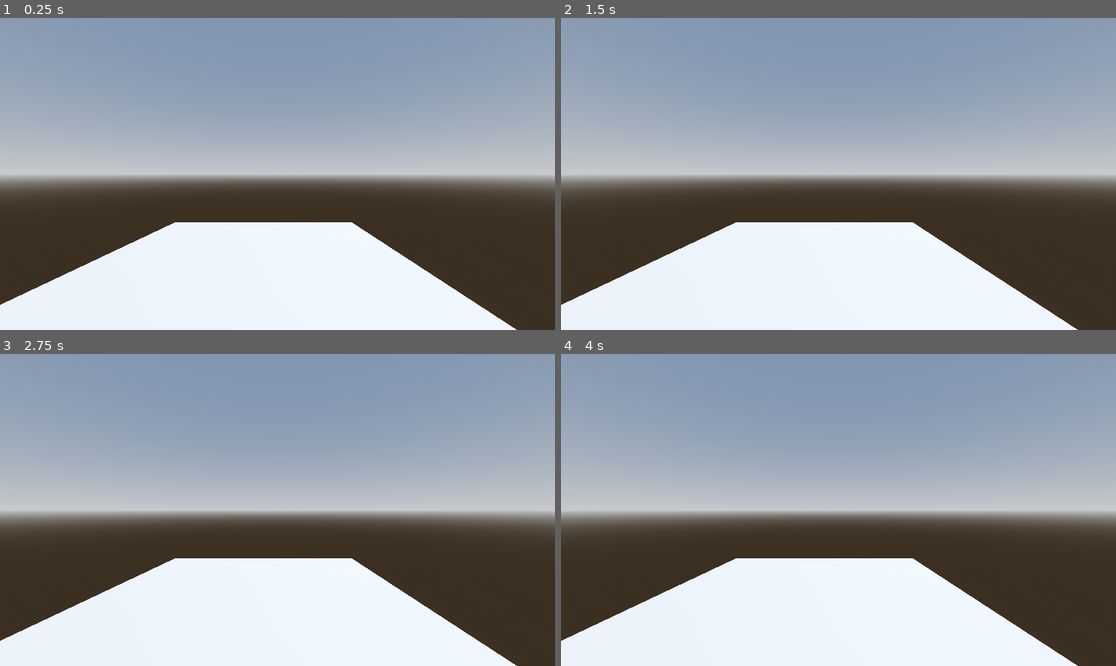
Above: before the commit, frames 1-4 (two rows, left to right).
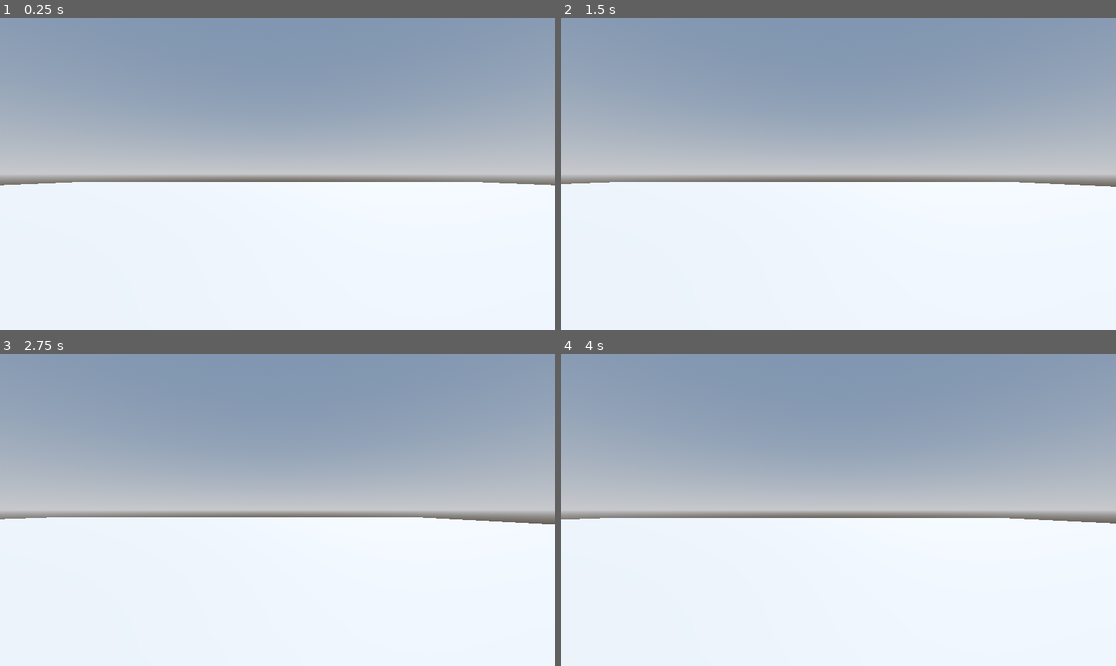
Above: after the commit, the same moments.

Repository: huangwei4478/godot-3d-exercises
Game: Godot game, scene res://Levels/Sandbox.tscn
Same seed, same stepped clock (60 frames per second), same inputs: the game is played once before the commit and once after it.
Inputs:
- Up to frame 1 (0.25 s): no input
- Up to frame 2 (1.5 s): tap Enter at 0.5 s; hold D (move_right, bound only after the commit) 0.53-1.28 s; hold S (move_back, bound only after the commit) from 1.28 s (still down)
- Up to frame 3 (2.75 s): tap Space at 2 s; release S (move_back, bound only after the commit) at 2.03 s; hold D (move_right, bound only after the commit) from 2.03 s (still down)
- Up to frame 4 (4 s): release D (move_right, bound only after the commit) at 2.78 s; hold W (move_forward, bound only after the commit) 2.78-3.53 s; tap Enter at 3.5 s; hold A (move_left, bound only after the commit) from 3.53 s (still down)

The runs differ from the first frame. In frame 1, 24% of the frame differs, in the area x 0-100%, y 52-100%; in frame 2, 24%; in frame 3, 24%; in frame 4, 24%.

Commit message:
[add] first person movement

Diff:
--- a/RoboRampage/Levels/Sandbox.tscn
+++ b/RoboRampage/Levels/Sandbox.tscn
@@ -1,4 +1,6 @@
-[gd_scene load_steps=4 format=3 uid="uid://d1dqqgyyth5bq"]
+[gd_scene load_steps=5 format=3 uid="uid://d1dqqgyyth5bq"]
+
+[ext_resource type="PackedScene" uid="uid://bjbt8xxva0xgb" path="res://Player/player.tscn" id="1_pgxar"]
 
 [sub_resource type="ProceduralSkyMaterial" id="ProceduralSkyMaterial_u4qdh"]
 sky_horizon_color = Color(0.64625, 0.65575, 0.67075, 1)
@@ -27,5 +29,5 @@
 use_collision = true
 size = Vector3(64, 1, 64)
 
-[node name="Camera3D" type="Camera3D" parent="."]
-transform = Transform3D(1, 0, 0, 0, 1, 0, 0, 0, 1, 5.11491, 17.5014, 41.6075)
+[node name="Player" parent="." instance=ExtResource("1_pgxar")]
+transform = Transform3D(1, 0, 0, 0, 1, 0, 0, 0, 1, 0, 1.23723, 0)
--- /dev/null
+++ b/RoboRampage/Player/player.gd
@@ -0,0 +1,31 @@
+extends CharacterBody3D
+
+
+const SPEED = 5.0
+const JUMP_VELOCITY = 4.5
+
+# Get the gravity from the project settings to be synced with RigidBody nodes.
+var gravity = ProjectSettings.get_setting("physics/3d/default_gravity")
+
+
+func _physics_process(delta):
+	# Add the gravity.
+	if not is_on_floor():
+		velocity.y -= gravity * delta
+
+	# Handle Jump.
+	if Input.is_action_just_pressed("jump") and is_on_floor():
+		velocity.y = JUMP_VELOCITY
+
+	# Get the input direction and handle the movement/deceleration.
+	# As good practice, you should replace UI actions with custom gameplay actions.
+	var input_dir = Input.get_vector("move_left", "move_right", "move_forward", "move_back")
+	var direction = (transform.basis * Vector3(input_dir.x, 0, input_dir.y)).normalized()
+	if direction:
+		velocity.x = direction.x * SPEED
+		velocity.z = direction.z * SPEED
+	else:
+		velocity.x = move_toward(velocity.x, 0, SPEED)
+		velocity.z = move_toward(velocity.z, 0, SPEED)
+
+	move_and_slide()
--- /dev/null
+++ b/RoboRampage/Player/player.tscn
@@ -0,0 +1,19 @@
+[gd_scene load_steps=4 format=3 uid="uid://bjbt8xxva0xgb"]
+
+[ext_resource type="Script" path="res://Player/player.gd" id="1_13vv7"]
+
+[sub_resource type="CapsuleMesh" id="CapsuleMesh_f468h"]
+
+[sub_resource type="CapsuleShape3D" id="CapsuleShape3D_lbtk2"]
+
+[node name="Player" type="CharacterBody3D"]
+script = ExtResource("1_13vv7")
+
+[node name="MeshInstance3D" type="MeshInstance3D" parent="."]
+mesh = SubResource("CapsuleMesh_f468h")
+
+[node name="CollisionShape3D" type="CollisionShape3D" parent="."]
+shape = SubResource("CapsuleShape3D_lbtk2")
+
+[node name="Camera3D" type="Camera3D" parent="."]
+transform = Transform3D(1, 0, 0, 0, 1, 0, 0, 0, 1, 0, 0.3, 0)
--- a/RoboRampage/project.godot
+++ b/RoboRampage/project.godot
@@ -14,3 +14,26 @@
 run/main_scene="res://Levels/Sandbox.tscn"
 config/features=PackedStringArray("4.1", "Forward Plus")
 config/icon="res://icon.svg"
+
+[input]
+
+move_forward={
+"deadzone": 0.5,
+"events": [Object(InputEventKey,"resource_local_to_scene":false,"resource_name":"","device":-1,"window_id":0,"alt_pressed":false,"shift_pressed":false,"ctrl_pressed":false,"meta_pressed":false,"pressed":false,"keycode":0,"physical_keycode":87,"key_label":0,"unicode":119,"echo":false,"script":null)
+]
+}
+move_left={
+"deadzone": 0.5,
+"events": [Object(InputEventKey,"resource_local_to_scene":false,"resource_name":"","device":-1,"window_id":0,"alt_pressed":false,"shift_pressed":false,"ctrl_pressed":false,"meta_pressed":false,"pressed":false,"keycode":0,"physical_keycode":65,"key_label":0,"unicode":97,"echo":false,"script":null)
+]
+}
+move_right={
+"deadzone": 0.5,
+"events": [Object(InputEventKey,"resource_local_to_scene":false,"resource_name":"","device":-1,"window_id":0,"alt_pressed":false,"shift_pressed":false,"ctrl_pressed":false,"meta_pressed":false,"pressed":false,"keycode":0,"physical_keycode":68,"key_label":0,"unicode":100,"echo":false,"script":null)
+]
+}
+move_back={
+"deadzone": 0.5,
+"events": [Object(InputEventKey,"resource_local_to_scene":false,"resource_name":"","device":-1,"window_id":0,"alt_pressed":false,"shift_pressed":false,"ctrl_pressed":false,"meta_pressed":false,"pressed":false,"keycode":0,"physical_keycode":83,"key_label":0,"unicode":115,"echo":false,"script":null)
+]
+}
